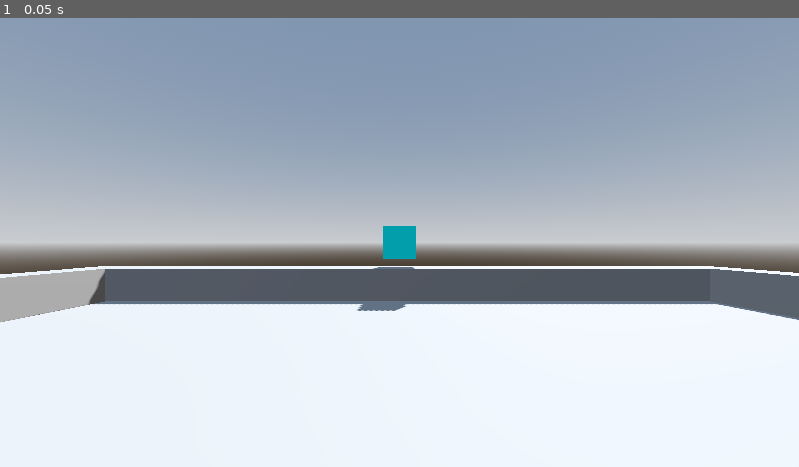
Above: before the commit, frame 1.
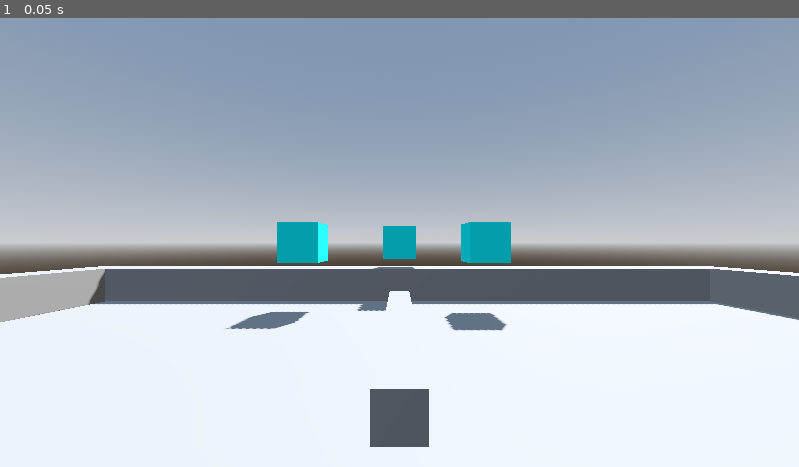
Above: after the commit, the same moment.

Repository: MAzharAR03/Godot-Plugin-Demo-Game-for-BLE-Controller
Game: Godot game, scene res://Scenes/main.tscn
Same seed, same stepped clock (60 frames per second), same inputs: the game is played once before the commit and once after it.
Inputs:
- Up to frame 1 (0.05 s): no input

The runs differ from the first frame. In frame 1, 2.7% of the frame differs, in the area x 28-64%, y 45-96%.

Commit message:
added bullets

Diff:
--- /dev/null
+++ b/Scenes/bullet.tscn
@@ -0,0 +1,18 @@
+[gd_scene load_steps=4 format=3 uid="uid://b68dv1tat0cyo"]
+
+[ext_resource type="Script" uid="uid://b0twjwsplgi83" path="res://Scripts/bullet.gd" id="1_xjght"]
+
+[sub_resource type="BoxShape3D" id="BoxShape3D_4mw4s"]
+size = Vector3(0.2, 0.2, 1)
+
+[sub_resource type="BoxMesh" id="BoxMesh_xjght"]
+size = Vector3(0.2, 0.2, 1)
+
+[node name="bullet" type="CharacterBody3D"]
+script = ExtResource("1_xjght")
+
+[node name="CollisionShape3D" type="CollisionShape3D" parent="."]
+shape = SubResource("BoxShape3D_4mw4s")
+
+[node name="MeshInstance3D" type="MeshInstance3D" parent="."]
+mesh = SubResource("BoxMesh_xjght")
--- a/Scenes/main.tscn
+++ b/Scenes/main.tscn
@@ -1,8 +1,14 @@
-[gd_scene load_steps=7 format=3 uid="uid://cy3jrreqd3mb8"]
+[gd_scene load_steps=10 format=3 uid="uid://cy3jrreqd3mb8"]
 
 [ext_resource type="Script" uid="uid://cah7n3uwr8l10" path="res://Scripts/player.gd" id="1_jjgbg"]
+[ext_resource type="Script" uid="uid://8p4ggmjvcykh" path="res://Scripts/north_box.gd" id="2_bo1nx"]
 
 [sub_resource type="CapsuleShape3D" id="CapsuleShape3D_7u77a"]
+
+[sub_resource type="CapsuleMesh" id="CapsuleMesh_jjgbg"]
+
+[sub_resource type="BoxMesh" id="BoxMesh_jjgbg"]
+size = Vector3(0.1, 0.1, 1)
 
 [sub_resource type="ProceduralSkyMaterial" id="ProceduralSkyMaterial_7u77a"]
 sky_horizon_color = Color(0.66224277, 0.6717428, 0.6867428, 1)
@@ -29,10 +35,21 @@
 transform = Transform3D(1, 0, 0, 0, 1, 0, 0, 0, 1, 0, 1, 0)
 shape = SubResource("CapsuleShape3D_7u77a")
 
+[node name="MeshInstance3D" type="MeshInstance3D" parent="player"]
+transform = Transform3D(1, 0, 0, 0, 1, 0, 0, 0, 1, 0, 1, 0)
+mesh = SubResource("CapsuleMesh_jjgbg")
+
 [node name="head" type="Node3D" parent="player"]
 transform = Transform3D(1, 0, 0, 0, 1, 0, 0, 0, 1, 0, 1.8, 0)
 
 [node name="Camera3D" type="Camera3D" parent="player/head"]
+
+[node name="gun" type="MeshInstance3D" parent="player/head/Camera3D"]
+transform = Transform3D(1, 0, 0, 0, 1, 0, 0, 0, 1, 0, -0.29999995, -1)
+mesh = SubResource("BoxMesh_jjgbg")
+skeleton = NodePath("../..")
+
+[node name="pos" type="Node3D" parent="player/head/Camera3D/gun"]
 
 [node name="env" type="Node3D" parent="."]
 
@@ -50,26 +67,42 @@
 use_collision = true
 size = Vector3(20, 1, 20)
 
-[node name="North" type="CSGBox3D" parent="Stage"]
-transform = Transform3D(1, 0, 0, 0, 1, 0, 0, 0, 1, 0, 1.795141, -9.290012)
-material = SubResource("StandardMaterial3D_jjgbg")
-
-[node name="wall2" type="CSGBox3D" parent="Stage"]
+[node name="wallEast" type="CSGBox3D" parent="Stage"]
 transform = Transform3D(1, 0, 0, 0, 1, 0, 0, 0, 1, 10, 0, 0)
 use_collision = true
 size = Vector3(1, 2, 20)
 
-[node name="wall" type="CSGBox3D" parent="Stage"]
+[node name="wallWest" type="CSGBox3D" parent="Stage"]
 transform = Transform3D(1, 0, 0, 0, 1, 0, 0, 0, 1, -9.5, 0, 0)
 use_collision = true
 size = Vector3(1, 2, 20)
 
-[node name="wall3" type="CSGBox3D" parent="Stage"]
+[node name="wallNorth" type="CSGBox3D" parent="Stage"]
 transform = Transform3D(-4.371139e-08, 0, 1, 0, 1, 0, -1, 0, -4.371139e-08, -0.051333427, 0, -9.454872)
 use_collision = true
 size = Vector3(1, 2, 20)
 
-[node name="wall4" type="CSGBox3D" parent="Stage"]
+[node name="wallSouth" type="CSGBox3D" parent="Stage"]
 transform = Transform3D(-4.371139e-08, 0, 1, 0, 1, 0, -1, 0, -4.371139e-08, 0, 0, 10)
 use_collision = true
 size = Vector3(1, 2, 20)
+
+[node name="Box" type="Node3D" parent="Stage"]
+
+[node name="NorthBox" type="CSGBox3D" parent="Stage/Box"]
+transform = Transform3D(1, 0, 0, 0, 1, 0, 0, 0, 1, 2.2, 1.795, -7.57)
+use_collision = true
+material = SubResource("StandardMaterial3D_jjgbg")
+script = ExtResource("2_bo1nx")
+
+[node name="NorthBox2" type="CSGBox3D" parent="Stage/Box"]
+transform = Transform3D(1, 0, 0, 0, 1, 0, 0, 0, 1, -2.5, 1.795, -7.6800003)
+use_collision = true
+material = SubResource("StandardMaterial3D_jjgbg")
+script = ExtResource("2_bo1nx")
+
+[node name="NorthBox3" type="CSGBox3D" parent="Stage/Box"]
+transform = Transform3D(1, 0, 0, 0, 1, 0, 0, 0, 1, 0, 1.795141, -9.290012)
+use_collision = true
+material = SubResource("StandardMaterial3D_jjgbg")
+script = ExtResource("2_bo1nx")
--- /dev/null
+++ b/Scripts/bullet.gd
@@ -0,0 +1,13 @@
+extends CharacterBody3D
+
+@export var speed := 50.0
+
+func _physics_process(delta):
+	var direction = -transform.basis.z
+	var collision = move_and_collide(direction * speed * delta)
+
+	if collision:
+		var hit = collision.get_collider()
+		if hit and hit.has_method("hit"):
+			hit.hit()
+		queue_free()
--- /dev/null
+++ b/Scripts/north_box.gd
@@ -0,0 +1,24 @@
+extends CSGBox3D
+
+@export var HIT_COLOR := Color.RED
+@export var REVERT_TIME := 2.0
+
+var original_material: Material
+var timer: Timer
+
+func _ready():
+	original_material = material
+	timer = Timer.new()
+	timer.one_shot = true
+	timer.wait_time = REVERT_TIME
+	timer.timeout.connect(_on_revert_timeout)
+	add_child(timer)
+
+func hit():
+	var mat := StandardMaterial3D.new()
+	mat.albedo_color = HIT_COLOR
+	material = mat
+	timer.start()
+
+func _on_revert_timeout():
+	material = original_material
--- a/Scripts/player.gd
+++ b/Scripts/player.gd
@@ -2,6 +2,9 @@
 
 @onready var head: Node3D = $head
 @onready var camera_3d: Camera3D = $head/Camera3D
+var bullet = load("res://Scenes/bullet.tscn")
+@onready var pos: Node3D = $head/Camera3D/gun/pos
+
 
 const SPEED = 5.0
 const JUMP_VELOCITY = 4.5
@@ -46,4 +49,8 @@
 	print("Step!")
 
 func handle_button() -> void:
-	print("Button")
+	var instance=bullet.instantiate()
+	instance.position = pos.global_position
+	instance.transform.basis = pos.global_transform.basis
+	get_parent().add_child(instance)
+	print("Fire")
Not shown, added: Scripts/bullet.gd.uid
Not shown, added: Scripts/north_box.gd.uid
